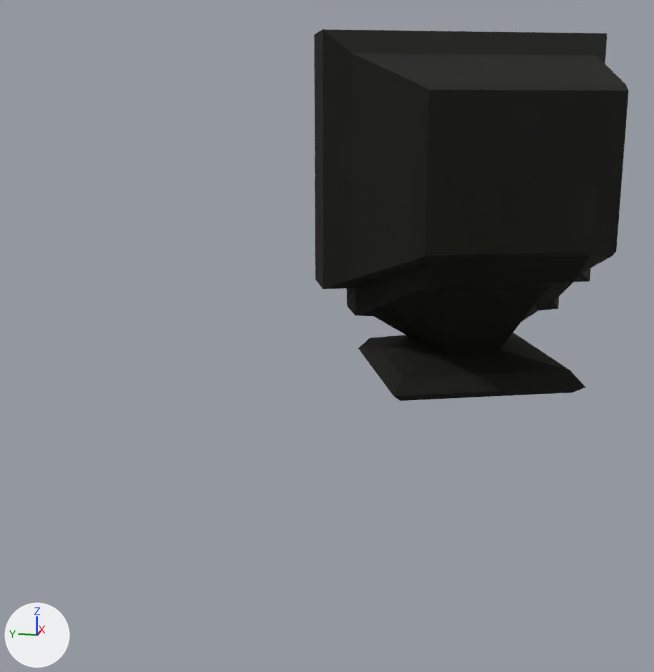
The FBX model Assets/Models/monitor.fbx as it was, and as the next commit left it.
Before and after are seen from a 50 mm camera at (-5.31, -2.09, 3.15) aimed at (-0.29, -1.09, 1.9). Every picture has the same lights, and +X, +Y and +Z are marked at lower left. The first picture is the older version.
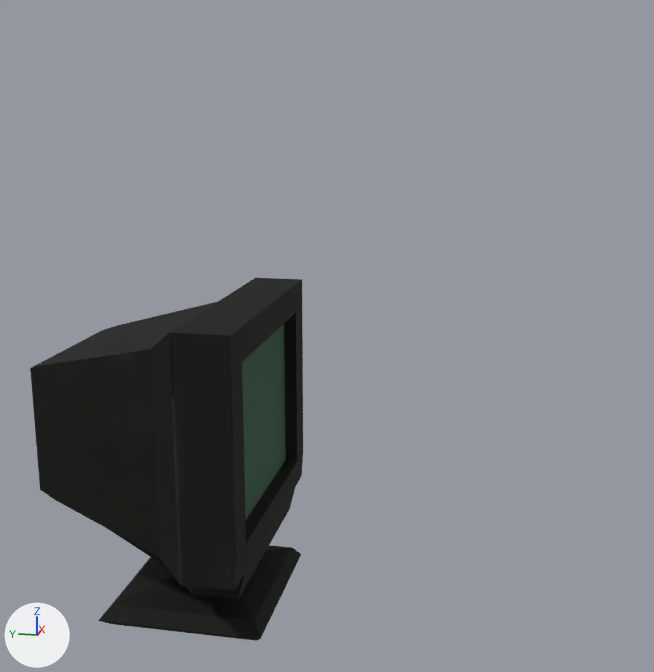
What differs and where, as boxes [x1, y1, x2, y2] in the pictures (654 x 672 px):
'Plane', reshaped, turned
    before: [314, 29, 629, 401]
    after: [30, 278, 303, 641]

The change, as a list of edits to the scene's bpy script:
```text
Change me_plane_002:
    used by ob_plane; location = (0.0, 0.0, 0.0)
    remove me_plane_002.from_pydata(...)  # 124 vertices, 119 faces; spans x -1.56..-0.08, y -2.55..-1.08, z 1.83..3.54
    remove me_plane_002.materials.append(mat_ekran)
    add me_plane_002.from_pydata(...)  # 120 vertices, 118 faces; spans x -0.85..0.85, y 0.0..2.01, z -0.69..0.73
    me_plane_002 part 1: the loose piece of 120 vertices spanning x -1.56..-0.08, y -2.55..-1.08, z 1.83..3.54 is multiplied about its middle by the matrix ((-0.404, 1.109, 0.0), (0.0, 0.0, 1.18), (1.109, 0.404, 0.0)), then moved by (0.95, 2.82, -2.58)
    other edits to the shape of me_plane_002 do not show in these pictures
Change ob_plane:
    ob_plane.rotation_euler: (0.0, 0.0, 0.0) -> (1.571, 0.0, 0.0)  # degrees (0, 0, 0) -> degrees (90, 0, 0)
```
